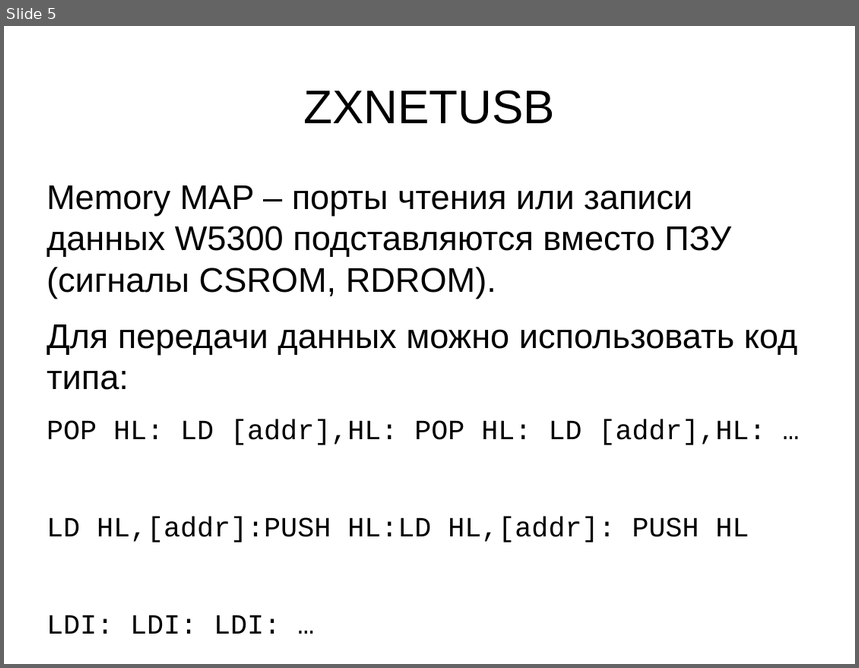
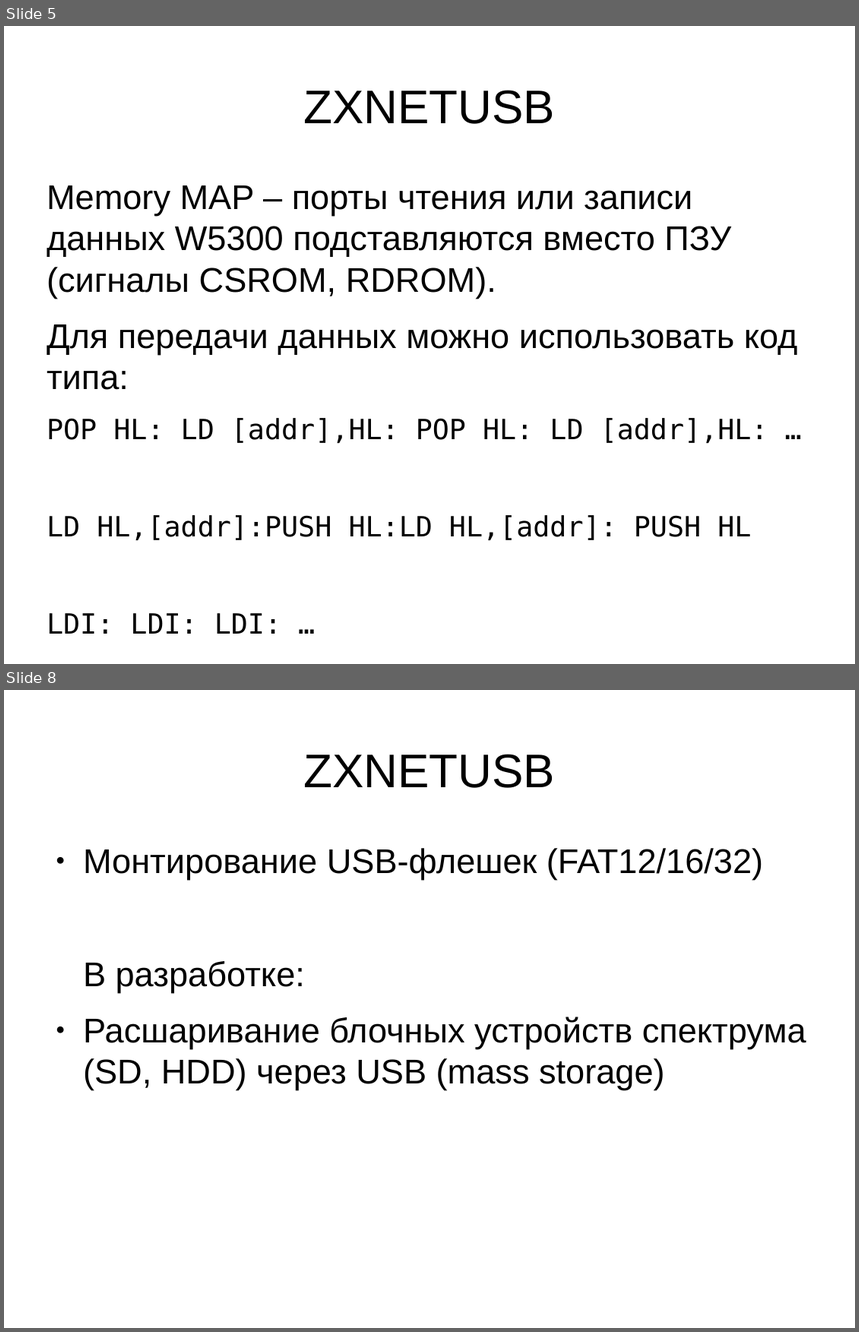
Before and after one commit to lvd2/zxnetusb, a slide deck: report/dh2019.odp. Shown one above the other, each under a label of ours: slide 5 before the commit, slides 5 and 8 after it; the slides between them are not shown. The pictures are 859x668 and 859x1332 pixels, drawn with LibreOffice and Linux fonts; fonts in the diff are those of the drawing; background and template pictures are left out. Boxes give left, top, right and bottom in pixels: in the first picture for what was removed or moved away, otherwise in the second. Text is boxed around its words. In the diff, an @@ line names an element or a change of style, - is before the commit and + after.

```diff
--- a/report/dh2019.odp
+++ b/report/dh2019.odp
@@ slide 8 added at (4,690,855,1328), background picture (left out) @@
@@ title added at (303,754,555,788), 44 pt, text #000000 @@
+ZXNETUSB
@@ text added at (83,848,807,1091), 32 pt, text #000000 @@
+● Монтирование USB-флешек (FAT12/16/32)
+В разработке:
+● Расшаривание блочных устройств спектрума (SD, HDD) через USB (mass storage)
@@ slide 5 changed as well @@
@@ text at (47,418,769,634): font Courier New to DejaVu Sans Mono in "POP HL: LD [addr],HL: POP HL: LD ...", "LD HL,[addr]:PUSH HL:LD HL,[addr]: PUSH HL", "LDI: LDI: LDI: …" @@
```
Also in this commit, not shown: 4 other slides changed, 7 other slides added, 1 slide removed.
